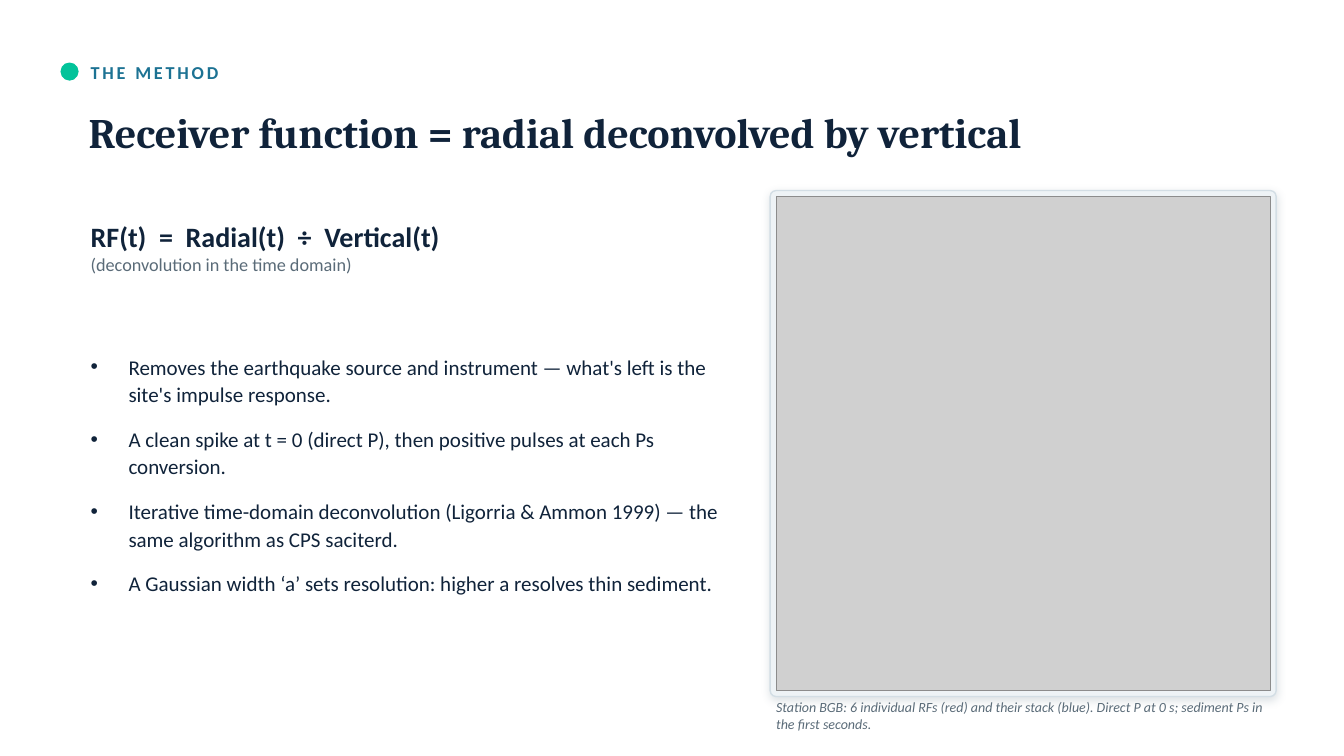
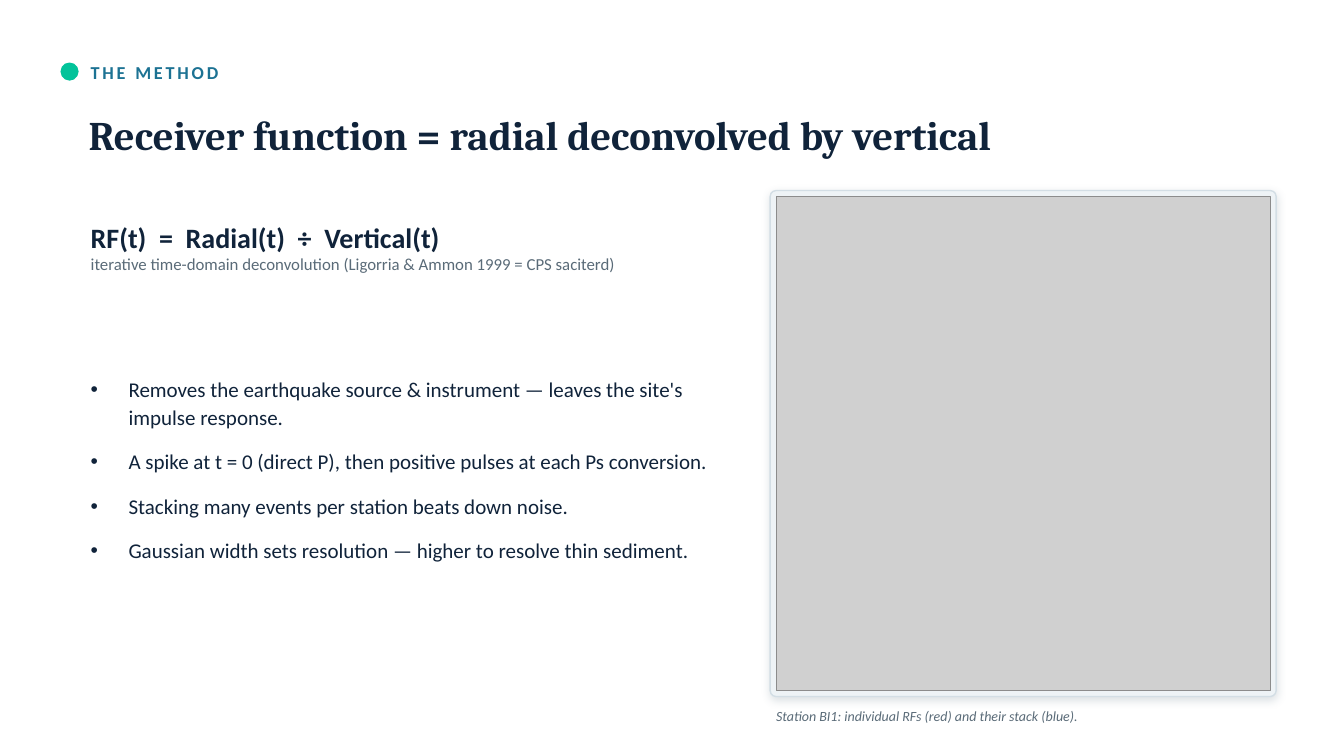
Before and after one commit to maswiet/fbt-gravity-seismicity, a slide deck: slide 8 of pitch_rf_gravity/RF_Gravity_CentralJava_keynote.pptx (slide 4 before the commit). Drawn at 1344x756 pixels with LibreOffice and Linux fonts; fonts in the diff are those of the drawing; grey boxes stand for pictures. Boxes give left, top, right and bottom in pixels: in the first picture for what was removed or moved away, otherwise in the second. Text is boxed around its words. In the diff, an @@ line names an element or a change of style, - is before the commit and + after.

```diff
--- a/pitch_rf_gravity/RF_Gravity_CentralJava_keynote.pptx
+++ b/pitch_rf_gravity/RF_Gravity_CentralJava_keynote.pptx
@@ text "Receiver function = radial deconvolved ..." at bbox=[89, 121, 991, 159]: size 30 to 29 pt @@
@@ text at bbox=[91, 258, 615, 273]: text changed; size 13 to 12 pt @@
-(deconvolution in the time domain)
+iterative time-domain deconvolution (Ligorria & Ammon 1999 = CPS saciterd)
@@ text at bbox=[129, 382, 707, 562]: text changed @@
-• Removes the earthquake source and instrument — what's left is the site's impulse response.
-• A clean spike at t = 0 (direct P), then positive pulses at each Ps conversion.
-• Iterative time-domain deconvolution (Ligorria & Ammon 1999) — the same algorithm as CPS saciterd.
-• A Gaussian width ‘a’ sets resolution: higher a resolves thin sediment.
+• Removes the earthquake source & instrument — leaves the site's impulse response.
+• A spike at t = 0 (direct P), then positive pulses at each Ps conversion.
+• Stacking many events per station beats down noise.
+• Gaussian width sets resolution — higher to resolve thin sediment.
@@ text at bbox=[776, 711, 1077, 723]: text changed @@
-Station BGB: 6 individual RFs (red) and their stack (blue). Direct P at 0 s; sediment Ps in the first seconds.
+Station BI1: individual RFs (red) and their stack (blue).
```
Also in this commit, not shown: 12 other slides changed, 7 slides added, 2 slides removed, 12 other files.
